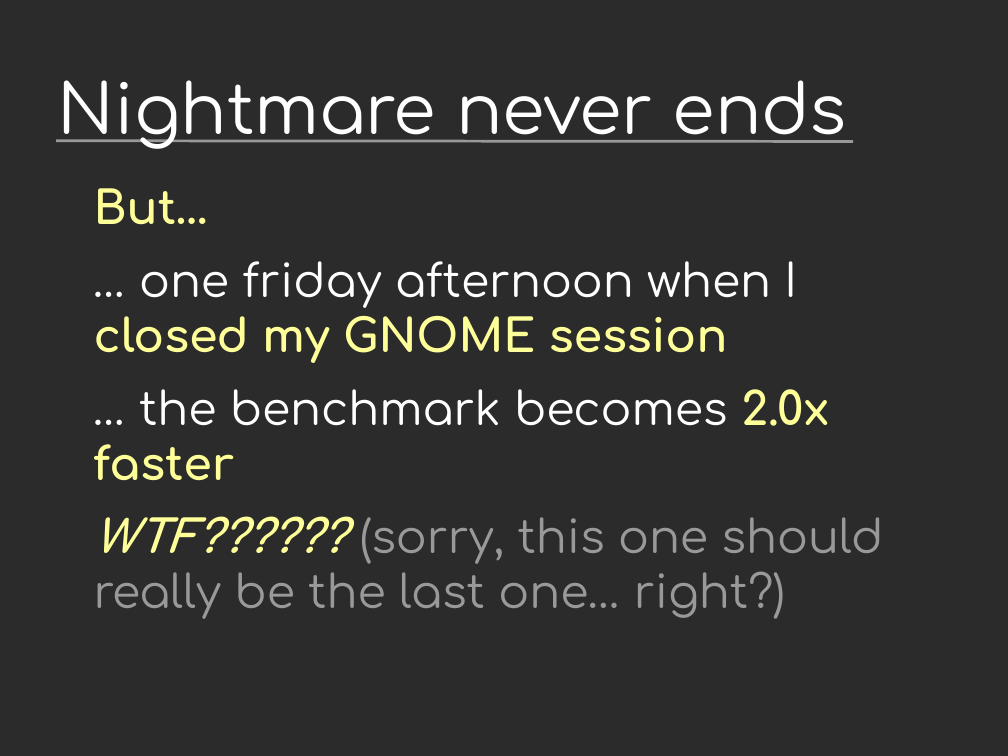
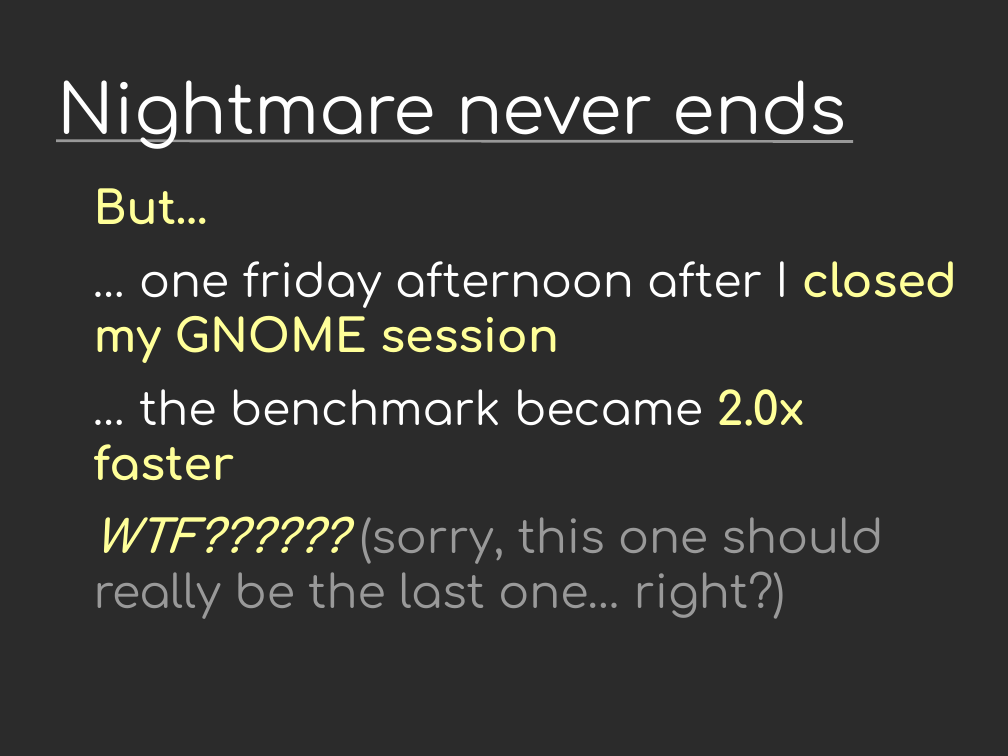
Before and after one commit to vstinner/talks, a slide deck: slide 25 of 2017-FOSDEM-Brussels/howto_run_stable_benchmarks.odp. Drawn at 1008x756 pixels with LibreOffice and Linux fonts; fonts in the diff are those of the drawing; background and template pictures are left out; a plain dark background stands for a picture behind light text. Boxes give left, top, right and bottom in pixels: in the first picture for what was removed or moved away, otherwise in the second. Text is boxed around its words. In the diff, an @@ line names an element or a change of style, - is before the commit and + after.

```diff
--- a/2017-FOSDEM-Brussels/howto_run_stable_benchmarks.odp
+++ b/2017-FOSDEM-Brussels/howto_run_stable_benchmarks.odp
@@ text at bbox=[94, 261, 957, 480]: text changed @@
-… one friday afternoon when I closed my GNOME session
-… the benchmark becomes 2.0x faster
+… one friday afternoon after I closed my GNOME session
+… the benchmark became 2.0x faster
```
Also in this commit, not shown: 5 other slides changed, 2 slides added, 1 other file.
